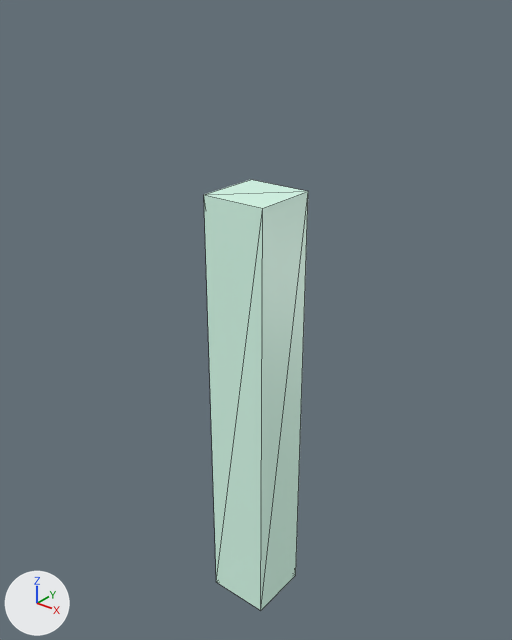
The glTF model assets/obstacles/pillar_extra_large.glb, before and after one commit.
The view is the same before and after, from a 50 mm lens placed at (8.56, -9.19, 13.0), pointed at (0.47, 0.92, 6.73). Lighting does not change. The marker at lower left points along +X, +Y and +Z. The picture after the commit comes second. Mesh edges are drawn as thin lines. Where no turn or scale is listed for an object, it has been applied to the vertices. Vertices at exactly the same position are counted once.

The first picture shows 'PillarExtraLarge_Pillar-convcol'.
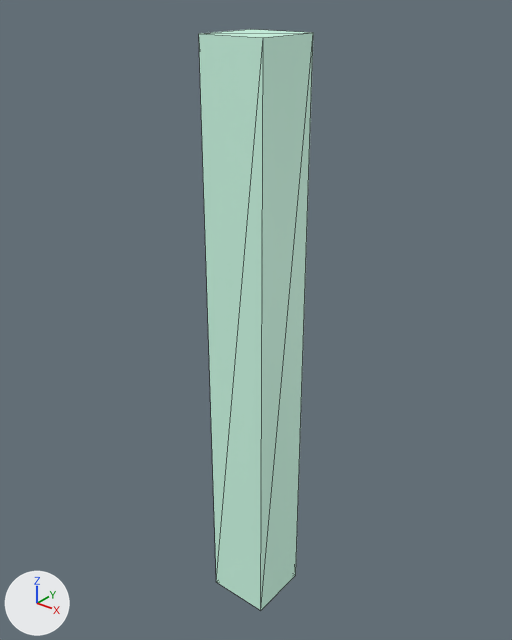
Where the newer file only moved an object's origin or applied its transform, the numbers keep the older frame.

Location of each change, [x1, y1, x2, y2] in pixels of the pictures (512 x 640 px):
```json
{"object": "PillarExtraLarge_Pillar-convcol", "change": "surface changed, reshaped", "before": [204, 180, 308, 610], "after": [199, 29, 313, 610], "on screen": "pale green to green, 10% wider, 35% taller"}
```

Edits to the scene script, one JSON object a line:
```json
{"op": "set", "path": "mat_obstaclemint.roughness", "old": "0.4", "new": "0.55"}
{"block": "me_pillarextralarge_pillar_convcol", "where": "# used by ob_pillarextralarge_pillar_convcol; location = (0.68, 0.68, 0.0)"}
{"block": "me_pillarextralarge_pillar_convcol", "where": "# before: 4 (-0.68, -0.68, 9.45) at pixel (203, 194), 5 (0.68, -0.68, 9.45) at pixel (262, 208), 6 (0.68, 0.68, 9.45) at pixel (308, 191), 7 (-0.68, 0.68, 9.45) at pixel (250, 179)"}
{"op": "remove", "block": "me_pillarextralarge_pillar_convcol", "code": "me_pillarextralarge_pillar_convcol.from_pydata(...)  # 8 vertices, 12 faces; spans x -0.68..0.68, y -0.68..0.68, z 0.0..9.45"}
{"op": "add", "block": "me_pillarextralarge_pillar_convcol", "code": "me_pillarextralarge_pillar_convcol.from_pydata(...)  # 8 vertices, 12 faces; spans x -0.68..0.67, y -0.68..0.67, z 0.0..12.15"}
{"block": "me_pillarextralarge_pillar_convcol", "change": "me_pillarextralarge_pillar_convcol part 1"}
{"op": "add", "block": "me_pillarextralarge_pillar_convcol", "code": "for i in [*range(4, 8)]: me_pillarextralarge_pillar_convcol.vertices[i].co += Vector((0.0, 0.0, 2.7))"}
```
